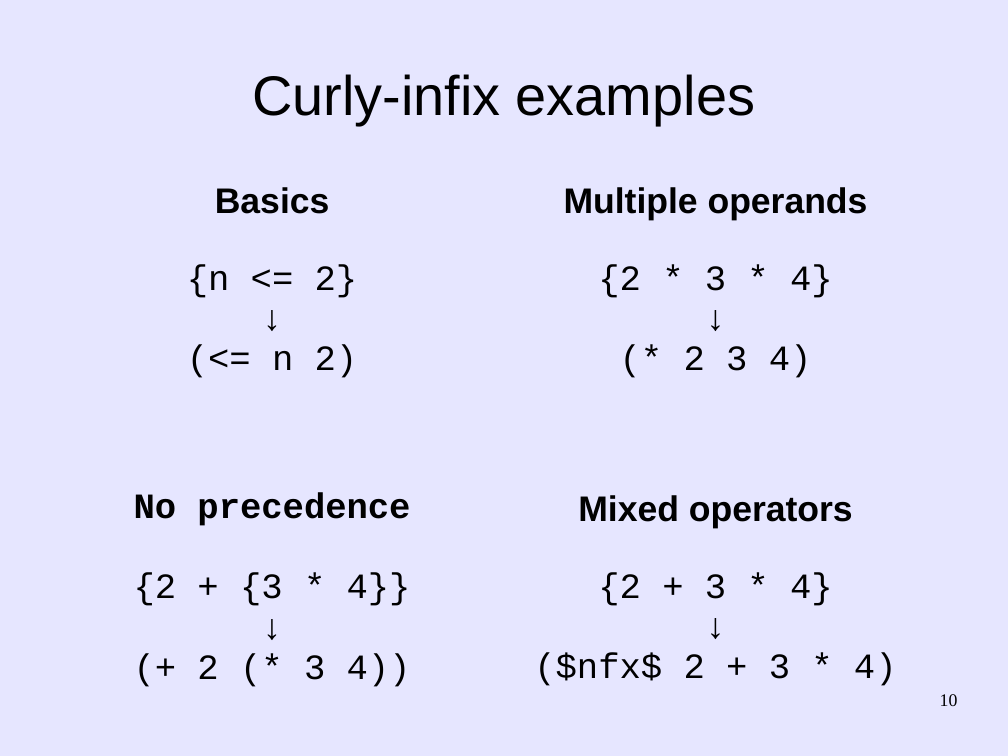
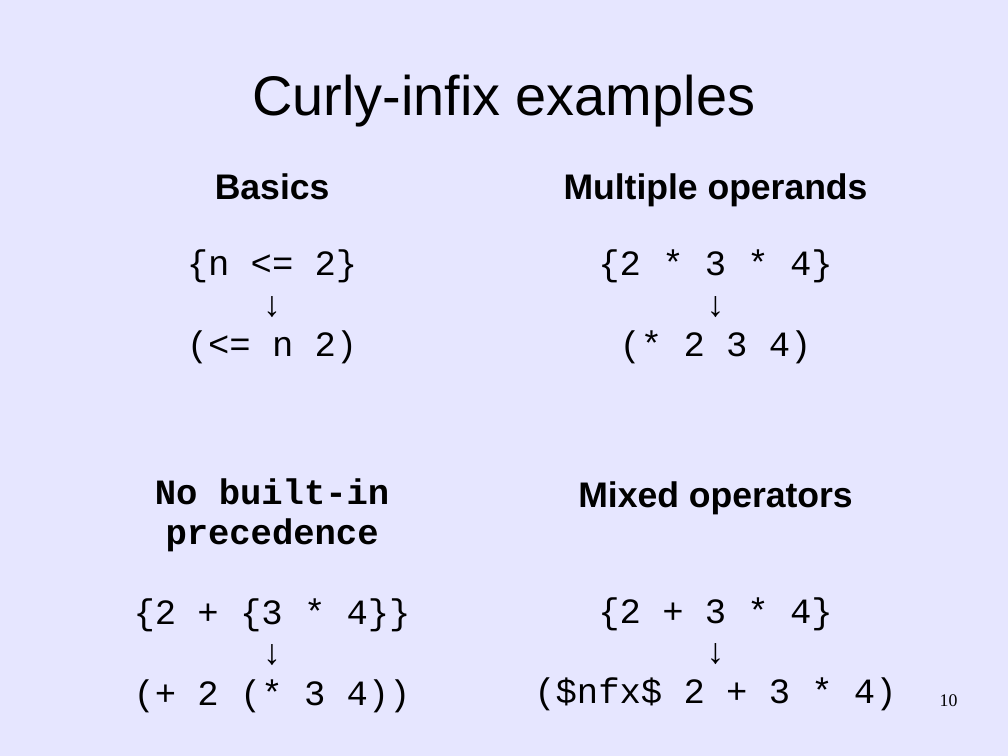
Before and after one commit to martin12333/Readable-Lisp-S-expressions, a slide deck: slide 10 of readable-s-expressions.odp. Drawn at 1008x756 pixels with LibreOffice and Linux fonts; fonts in the diff are those of the drawing. Boxes give left, top, right and bottom in pixels: in the first picture for what was removed or moved away, otherwise in the second. Text is boxed around its words. In the diff, an @@ line names an element or a change of style, - is before the commit and + after.

Commit message:
readable-s-expressions.odp: Explain why precedence isn't built in

```diff
--- a/readable-s-expressions.odp
+++ b/readable-s-expressions.odp
@@ table at [50, 163, 938, 738] @@
-row 2, column 1: No precedence / {2 + {3 * 4}} / ↓ / (+ 2 (* 3 4))
+row 2, column 1: No built-in precedence / {2 + {3 * 4}} / ↓ / (+ 2 (* 3 4))
@@ table: place and size @@
-table at [50, 177, 938, 713]
+table at [50, 163, 938, 738]
```
Also in this commit, not shown: 3 other slides changed, 1 slide added.
